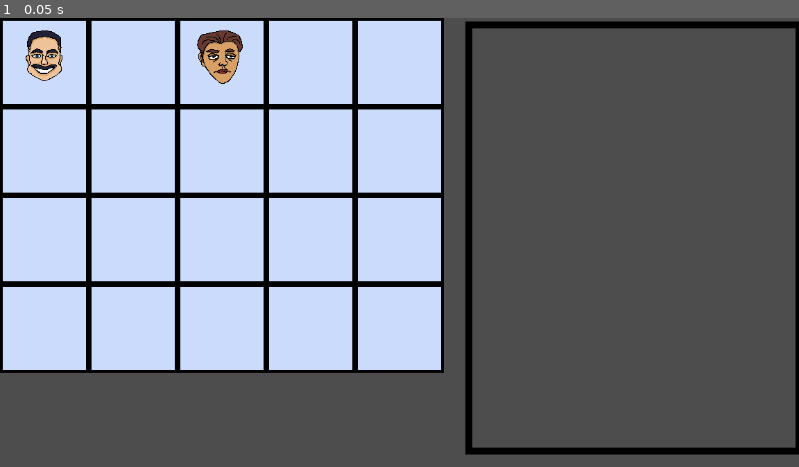
Above: before the commit, frame 1.
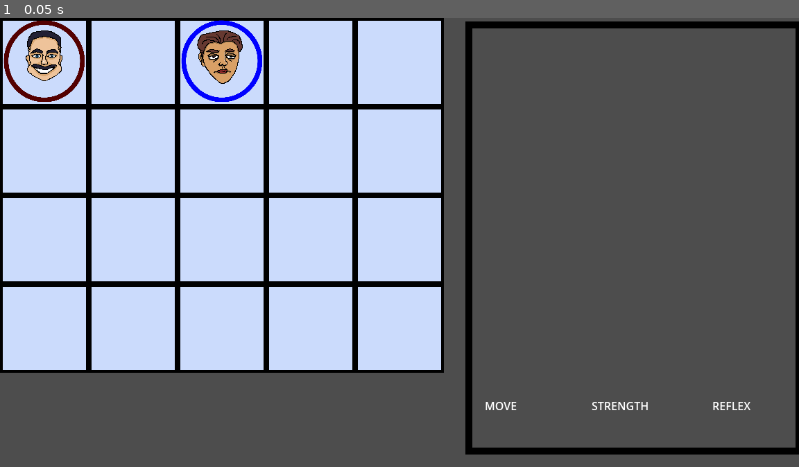
Above: after the commit, the same moment.

Repository: Pyropingouin/Hockey_prototype
Game: Godot game, scene res://scene/game.tscn
Two runs of this game, one before a commit and one after it. Both use one fixed random seed, a clock stepped at 60 frames per second and the inputs below.
Inputs:
- Up to frame 1 (0.05 s): no input

The runs differ from the first frame. In frame 1, 0.9% of the frame differs, in the area x 0-94%, y 0-88%.

Commit message:
add Ring to Pawn + display Stats on card

Diff:
--- a/HockeyPrototype/scene/card_display.gd
+++ b/HockeyPrototype/scene/card_display.gd
@@ -11,3 +11,7 @@
 func _on_ice_map_layer_pawn_selected(pawn: Variant) -> void:
 	print("Pawn Recu", pawn)
 	sprite.texture = pawn.fullBodyTexture
+	$Move.text = "SPEED: " + str(pawn.move_range)
+
+	$Strength.text = "STRENGTH: " +str(pawn.strength)
+	$Reflex.text = "REFLEX: " +str(pawn.reflex)
--- a/HockeyPrototype/scene/game.tscn
+++ b/HockeyPrototype/scene/game.tscn
@@ -55,14 +55,38 @@
 [node name="Pawn" parent="PlayersContainer" instance=ExtResource("4_xwcet")]
 bubbleHeadTexture = ExtResource("5_xlg7c")
 fullBodyTexture = ExtResource("6_ll5lq")
+move_range = 3
 start_cell = Vector2i(2, 0)
+team_id = 2
 
 [node name="Pawn2" parent="PlayersContainer" instance=ExtResource("4_xwcet")]
 bubbleHeadTexture = ExtResource("7_17rxn")
 fullBodyTexture = ExtResource("8_yq8tf")
+team_id = 1
 
 [node name="CardDisplay" parent="." instance=ExtResource("9_17rxn")]
 position = Vector2(1, 0)
 script = ExtResource("10_yq8tf")
 
+[node name="Move" type="Label" parent="CardDisplay"]
+offset_left = 698.0
+offset_top = 548.0
+offset_right = 745.0
+offset_bottom = 571.0
+text = "MOVE"
+
+[node name="Strength" type="Label" parent="CardDisplay"]
+offset_left = 852.0
+offset_top = 548.0
+offset_right = 935.0
+offset_bottom = 571.0
+text = "STRENGTH"
+
+[node name="Reflex" type="Label" parent="CardDisplay"]
+offset_left = 1026.0
+offset_top = 548.0
+offset_right = 1082.0
+offset_bottom = 571.0
+text = "REFLEX"
+
 [connection signal="pawn_selected" from="IceMapLayer" to="CardDisplay" method="_on_ice_map_layer_pawn_selected"]
--- a/HockeyPrototype/scene/pawn.gd
+++ b/HockeyPrototype/scene/pawn.gd
@@ -3,6 +3,8 @@
 @export var bubbleHeadTexture: Texture2D
 @export var fullBodyTexture: Texture2D
 @export var move_range: int = 2
+@export var strength: int = 2
+@export var reflex: int = 3
 @export var start_cell: Vector2i = Vector2i(0, 0):
 	set(value):
 		start_cell = value
@@ -14,6 +16,9 @@
 
 @onready var sprite: Sprite2D = $Sprite2D
 
+#DEBUG FOR TEAMS
+@onready var ring: Sprite2D = $Ring
+
 
 
 func _ready():
@@ -21,5 +26,13 @@
 	if bubbleHeadTexture:
 		sprite.texture = bubbleHeadTexture
 
+	#DEBUG FOR TEAMS
+	if team_id == 1:
+		ring.modulate = Color.RED
+	#DEBUG FOR TEAMS
+	else:
+		ring.modulate = Color.BLUE
+
+
 func get_current_cell() -> Vector2i:
 	return current_cell
--- a/HockeyPrototype/scene/pawn.tscn
+++ b/HockeyPrototype/scene/pawn.tscn
@@ -1,6 +1,8 @@
-[gd_scene load_steps=2 format=3 uid="uid://3k4vl80vnul2"]
+[gd_scene load_steps=4 format=3 uid="uid://3k4vl80vnul2"]
 
 [ext_resource type="Script" uid="uid://ijwoicjnn5y0" path="res://scene/pawn.gd" id="1_b0spm"]
+[ext_resource type="Texture2D" uid="uid://dwu2mi7ewnbqk" path="res://assets/Bubble_head/CarloMonferato_BubbleHead.png" id="2_w6ftl"]
+[ext_resource type="Texture2D" uid="uid://ru2kqb6wj3fb" path="res://assets/ring.png" id="3_08rbq"]
 
 [node name="Pawn" type="CharacterBody2D"]
 script = ExtResource("1_b0spm")
@@ -8,5 +10,10 @@
 [node name="Sprite2D" type="Sprite2D" parent="."]
 texture_filter = 1
 scale = Vector2(0.5, 0.5)
+texture = ExtResource("2_w6ftl")
+
+[node name="Ring" type="Sprite2D" parent="."]
+scale = Vector2(0.16992186, 0.17382813)
+texture = ExtResource("3_08rbq")
 
 [node name="CollisionShape2D" type="CollisionShape2D" parent="."]
Binary file added: HockeyPrototype/assets/ring.png
Not shown, added: HockeyPrototype/assets/ring.png.import
